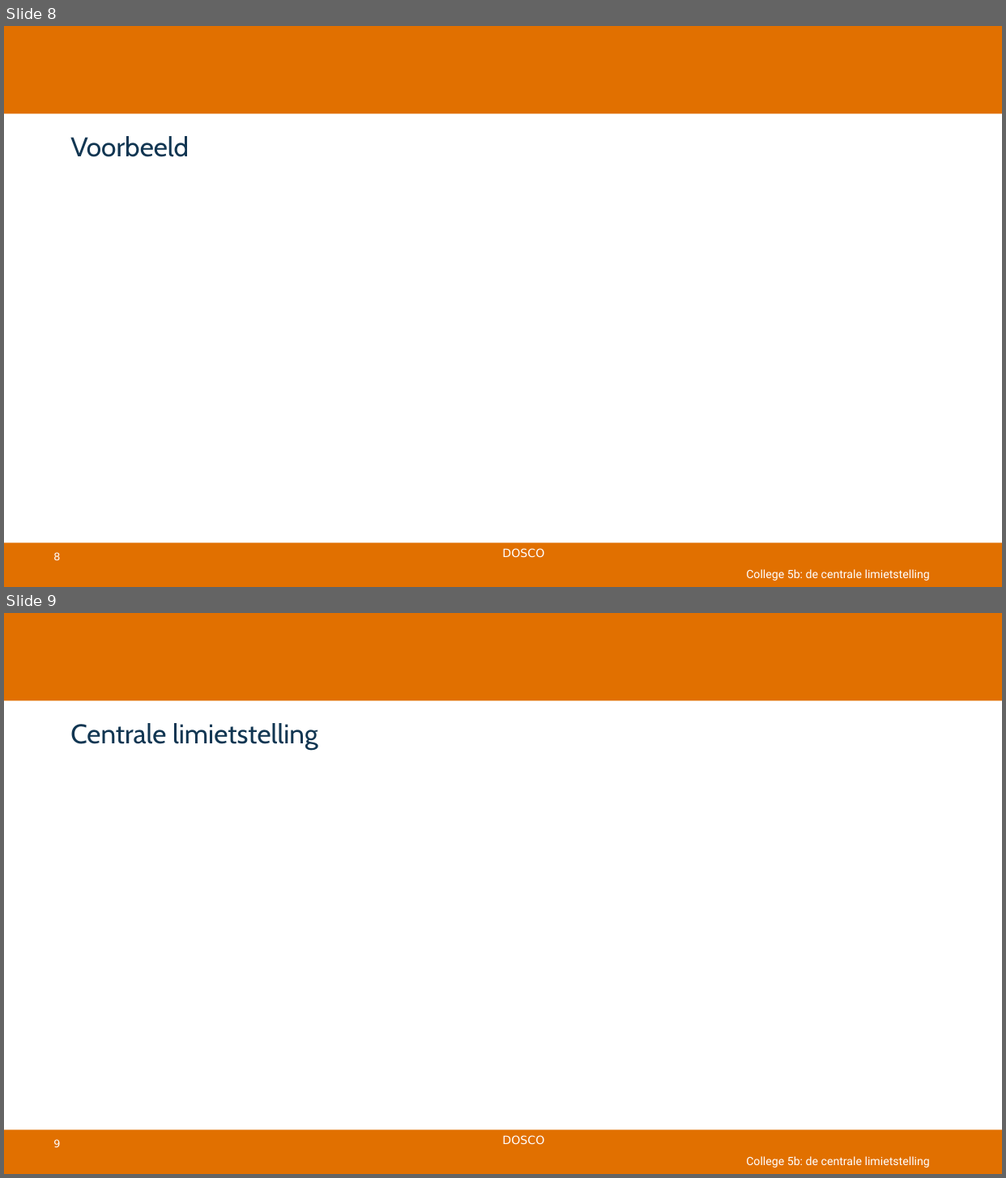
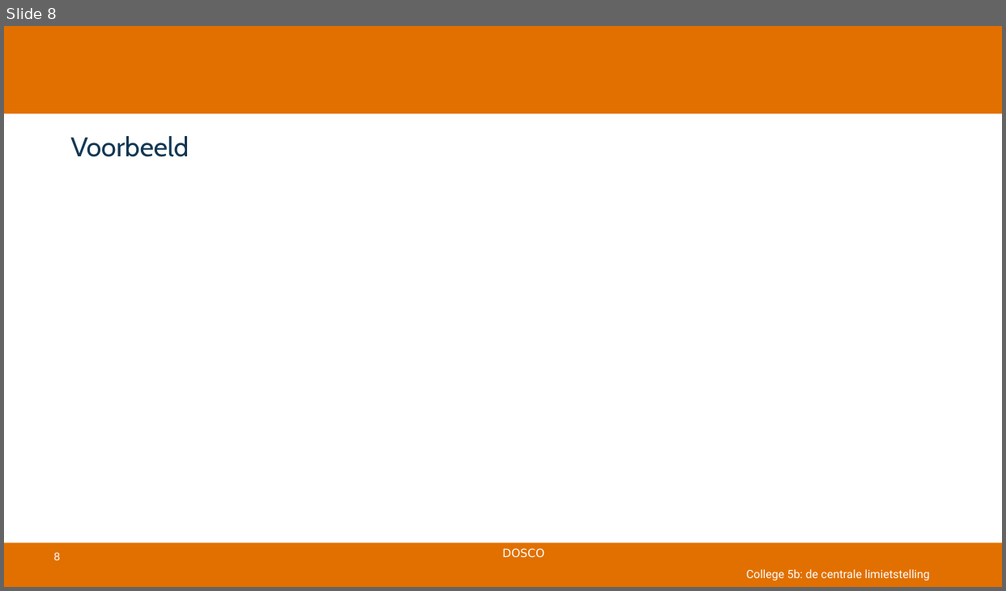
Before and after one commit to DBlom96/Statistiek, a slide deck: Slides/2025-2026/Slides/Statistiek 2025-2026 -- college 5b -- centrale limietstelling.pptx. Shown one above the other, each under a label of ours: slides 8 and 9 before the commit, slide 8 after it. The pictures are 1006x1178 and 1006x591 pixels, drawn with LibreOffice and Linux fonts; fonts in the diff are those of the drawing; grey boxes stand for pictures; background and template pictures are left out. Boxes give left, top, right and bottom in pixels: in the first picture for what was removed or moved away, otherwise in the second. Text is boxed around its words. In the diff, an @@ line names an element or a change of style, - is before the commit and + after.

```diff
--- a/Slides/2025-2026/Slides/Statistiek 2025-2026 -- college 5b -- centrale limietstelling.pptx
+++ b/Slides/2025-2026/Slides/Statistiek 2025-2026 -- college 5b -- centrale limietstelling.pptx
@@ slide 9 removed at (4, 613, 1002, 1174), background #FFFFFF; not listed: 4 template elements that a slide beside it also shows @@
@@ title removed at (70, 723, 318, 750) @@
-Centrale limietstelling
@@ text removed at (746, 1157, 930, 1168) @@
-College 5b: de centrale limietstelling
```
Also in this commit, not shown: 6 slides changed, 1 other file.
